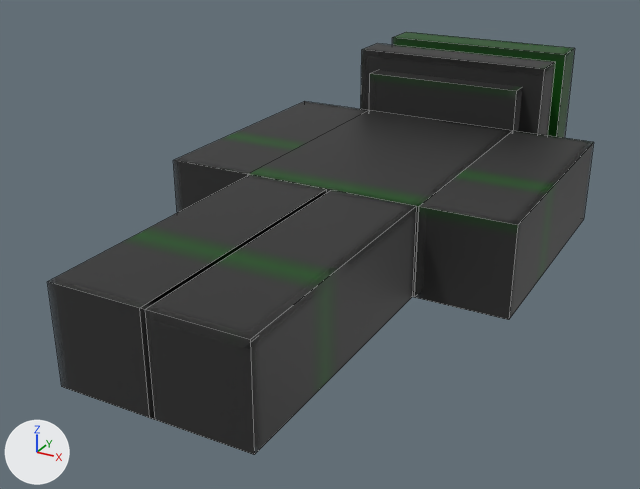
Renders of the FBX model Assets/Models/lloyd.fbx from each side of a commit.
Both versions are drawn from a camera (50 mm lens) standing at (101.9, -115.1, 91.6) and looking at (-10.4, 89.0, -10.5). Arrows for +X, +Y and +Z are at lower left; the lights stay in place. Mesh edges are drawn as thin lines. Where no turn or scale is listed for an object, it has been applied to the vertices.

The older version as bpy lines, for what is in view:
```python
ob_body_1 = bpy.data.objects.new('Body_1', me_body_1)
ob_body_1.location = (0.0, 0.0, 0.0)
ob_head_1 = bpy.data.objects.new('Head_1', me_head_1)
ob_head_1.location = (0.0, 0.0, 0.0)
ob_head_2 = bpy.data.objects.new('Head_2', me_head_2)
ob_head_2.location = (0.0, 0.0, 0.0)
ob_head_3 = bpy.data.objects.new('Head_3', me_head_3)
ob_head_3.location = (0.0, 0.0, 0.0)
ob_left_arm = bpy.data.objects.new('Left Arm', me_left_arm)
ob_left_arm.location = (0.0, 0.0, 0.0)
ob_left_leg = bpy.data.objects.new('Left Leg', me_left_leg)
ob_left_leg.location = (0.0, 0.0, 0.0)
ob_right_arm = bpy.data.objects.new('Right Arm', me_right_arm)
ob_right_arm.location = (0.0, 0.0, 0.0)
ob_right_leg = bpy.data.objects.new('Right Leg', me_right_leg)
ob_right_leg.location = (0.0, 0.0, 0.0)
```
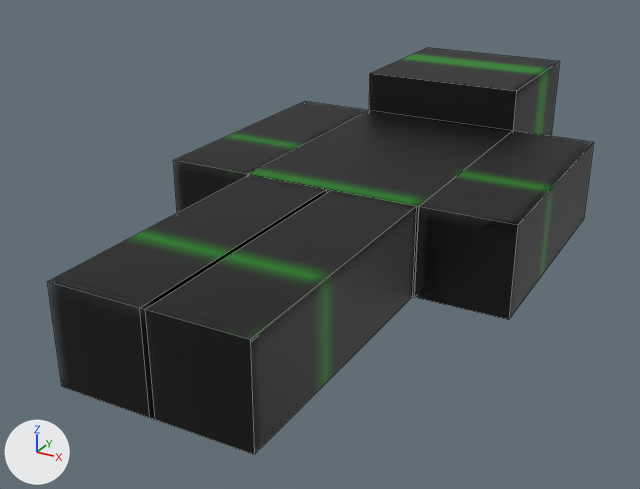
Location of each change, (x1, y1, x2, y2) in pixels of the pictures (640 x 489 px):
'Right Leg', recoloured, surface changed: (145, 190, 416, 455) in both
'Left Leg', recoloured, surface changed: (48, 175, 331, 420) in both
'Right Arm', recoloured, surface changed: (419, 131, 593, 320) in both
'Body_1', recoloured, surface changed: (248, 110, 512, 207) in both
'Left Arm', recoloured, surface changed (grey to black): (173, 101, 369, 213) in both
'Head_3', deleted (black): before (361, 43, 554, 135)
'Head_2', deleted (green): before (392, 32, 575, 138)
part 1 of me_right_arm, surface changed: (414, 131, 593, 320) in both
part 2 of me_body_1, surface changed: before (248, 110, 509, 297); after (248, 110, 512, 297)
part 4 of me_left_arm, surface changed (grey to black): before (173, 101, 369, 213); after (173, 101, 365, 213)

What the commit changed:
Picture 'steve.png' (img_steve_png) is new.
Material 'steve.png' (mat_steve_png) is new.
Its texture is img_steve_png (with its transparency).
me_right_leg has 8 vertices, 6 faces and spans x -0.6..24.4, y 0.0..75.0, z -12.5..12.5.
me_right_leg is used by ob_right_leg; location (0.0, 0.0, 0.0).
me_right_leg no longer uses material mat_lloyd_png (picture img_lloyd_png).
me_right_leg part 5: texture (UV) coordinates of 6 of 6 faces, centred in x -0.6..24.4, y 0.0..75.0, z -12.5..12.5, changed; they spanned u 0.62..0.88, v 0.75..1.0 and now span u 0.0..0.25, v 0.5..0.75.
me_right_leg now uses material mat_steve_png (picture img_steve_png).
me_right_arm has 8 vertices, 6 faces and spans x 25.0..50.0, y 75.0..150.0, z -12.5..12.5.
me_right_arm is used by ob_right_arm; location (0.0, 0.0, 0.0).
me_right_arm no longer uses material mat_lloyd_png (picture img_lloyd_png).
me_right_arm part 1: texture (UV) coordinates of 6 of 6 faces, centred in x 25.0..50.0, y 75.0..150.0, z -12.5..12.5, changed; they spanned u 0.5..0.75, v 0.12..0.38 and now span u 0.62..0.88, v 0.5..0.75.
me_right_arm now uses material mat_steve_png (picture img_steve_png).
me_left_leg has 8 vertices, 6 faces and spans x -24.4..0.6, y 0.0..75.0, z -12.5..12.5.
me_left_leg is used by ob_left_leg; location (0.0, 0.0, 0.0).
me_left_leg no longer uses material mat_lloyd_png (picture img_lloyd_png).
me_left_leg part 3: texture (UV) coordinates of 6 of 6 faces, centred in x -24.4..0.6, y 0.0..75.0, z -12.5..12.5, changed; they spanned u 0.0..0.25, v 0.12..0.38 and now span u 0.25..0.5, v 0.0..0.25.
me_left_leg now uses material mat_steve_png (picture img_steve_png).
me_left_arm has 8 vertices, 6 faces and spans x -50.0..-25.0, y 75.0..150.0, z -12.5..12.5.
me_left_arm is used by ob_left_arm; location (0.0, 0.0, 0.0).
me_left_arm no longer uses material mat_lloyd_png (picture img_lloyd_png).
me_left_arm part 4: texture (UV) coordinates of 6 of 6 faces, centred in x -50.0..-25.0, y 75.0..150.0, z -12.5..12.5, changed; they spanned u 0.25..0.5, v 0.12..0.38 and now span u 0.5..0.75, v 0.0..0.25.
me_left_arm now uses material mat_steve_png (picture img_steve_png).
me_body_1 has 8 vertices, 6 faces and spans x -25.0..25.0, y 75.0..150.0, z -12.5..12.5.
me_body_1 is used by ob_body_1; location (0.0, 0.0, 0.0).
me_body_1 no longer uses material mat_lloyd_png (picture img_lloyd_png).
me_body_1 part 2: texture (UV) coordinates of 6 of 6 faces, centred in x -25.0..25.0, y 75.0..150.0, z -12.5..12.5, changed; they spanned u 0.5..0.88, v 0.38..0.62 and now span u 0.25..0.62, v 0.5..0.75.
me_body_1 now uses material mat_steve_png (picture img_steve_png).
Object 'Head_2' (ob_head_2) is deleted.
Object 'Head_3' (ob_head_3) is deleted.
